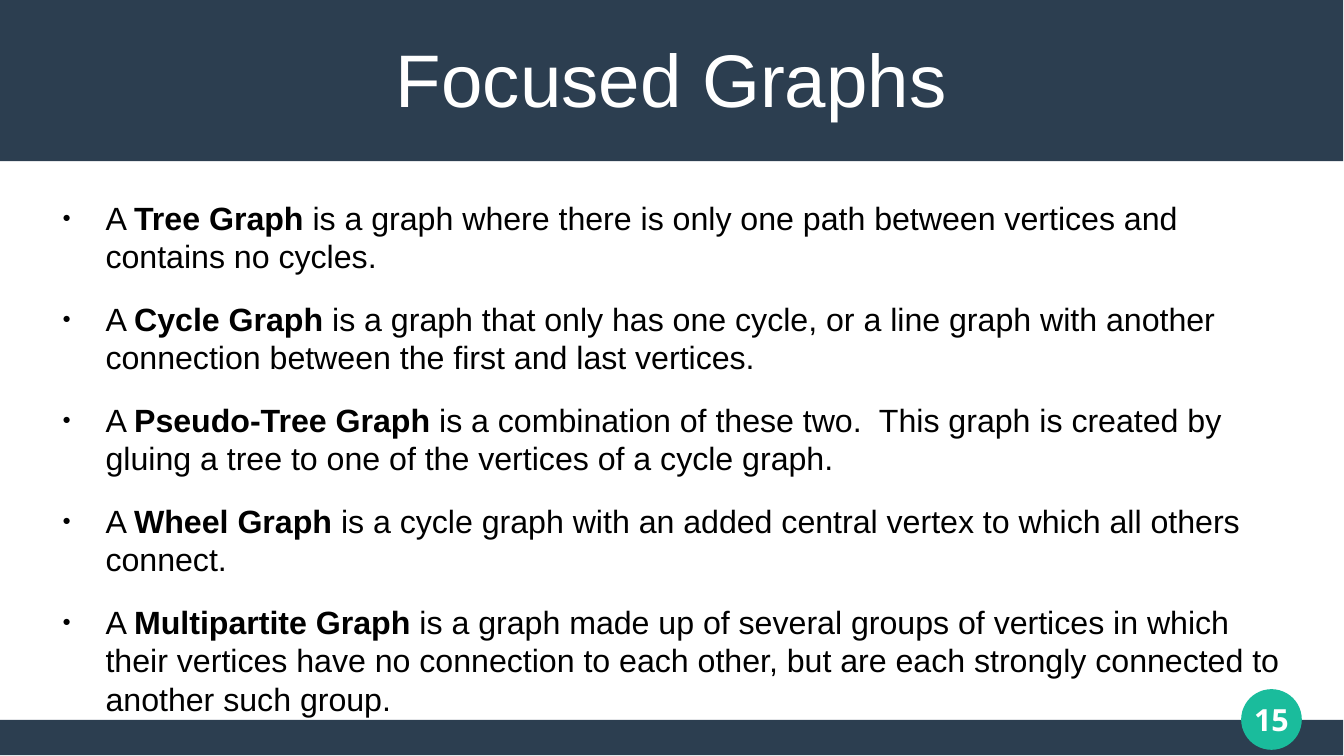
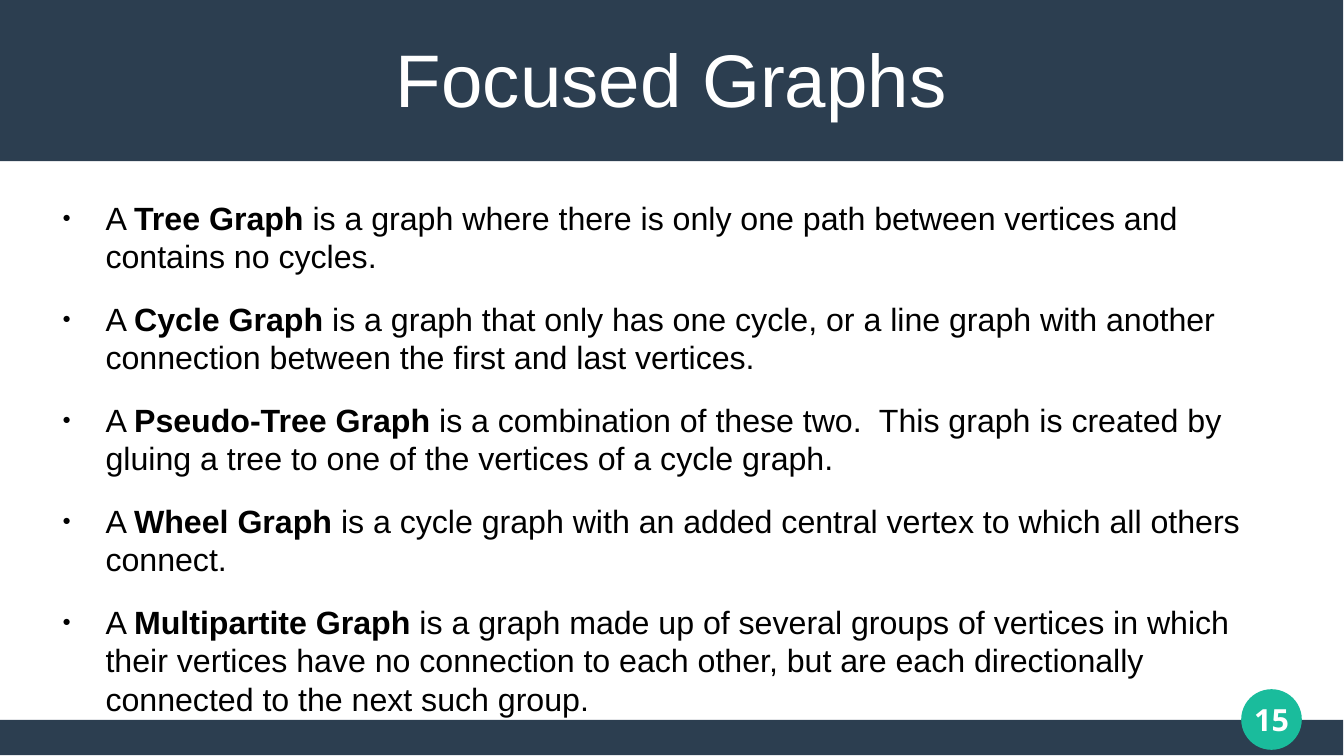
Before and after one commit to matthew-pisano/ChipFiring, a slide deck: slide 15 of Docs/JMMPresentation.pptx. Drawn at 1344x756 pixels with LibreOffice and Linux fonts; fonts in the diff are those of the drawing. Boxes give left, top, right and bottom in pixels: in the first picture for what was removed or moved away, otherwise in the second. Text is boxed around its words. In the diff, an @@ line names an element or a change of style, - is before the commit and + after.

```diff
--- a/Docs/JMMPresentation.pptx
+++ b/Docs/JMMPresentation.pptx
@@ text at <box>106,610,1229,717</box>: text changed @@
-● A Multipartite Graph is a graph made up of several groups of vertices in which their vertices have no connection to each other, but are each strongly connected to another such group.
+● A Multipartite Graph is a graph made up of several groups of vertices in which their vertices have no connection to each other, but are each directionally connected to the next such group.
```
Also in this commit, not shown: 6 other slides changed, 1 slide added, 11 other files.
